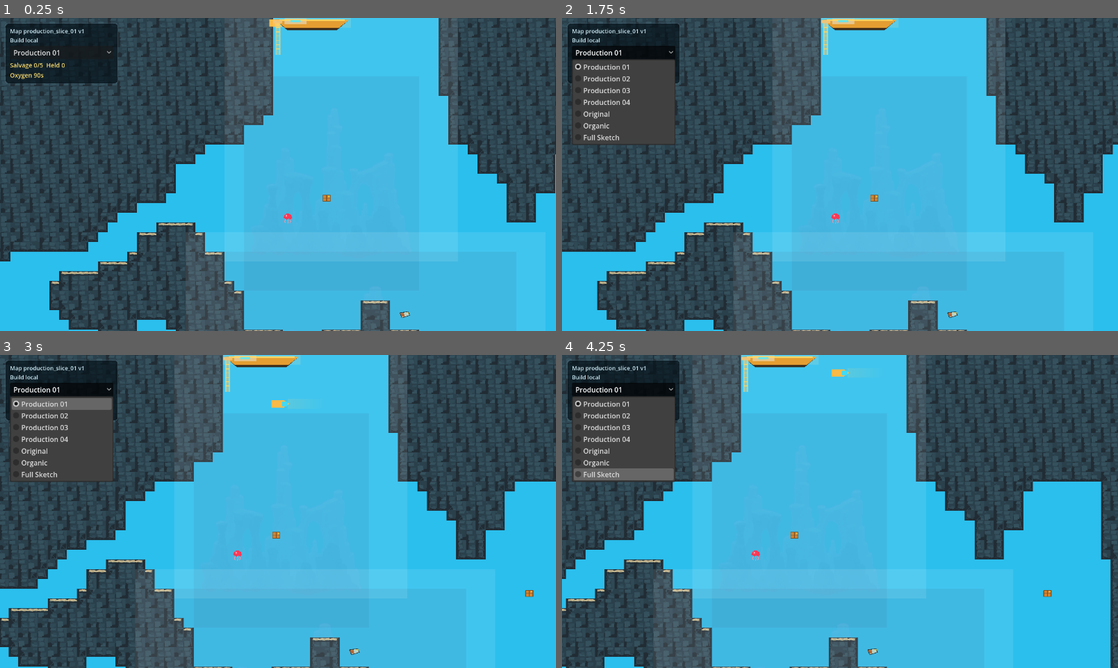
Above: before the commit, frames 1-4 (two rows, left to right).
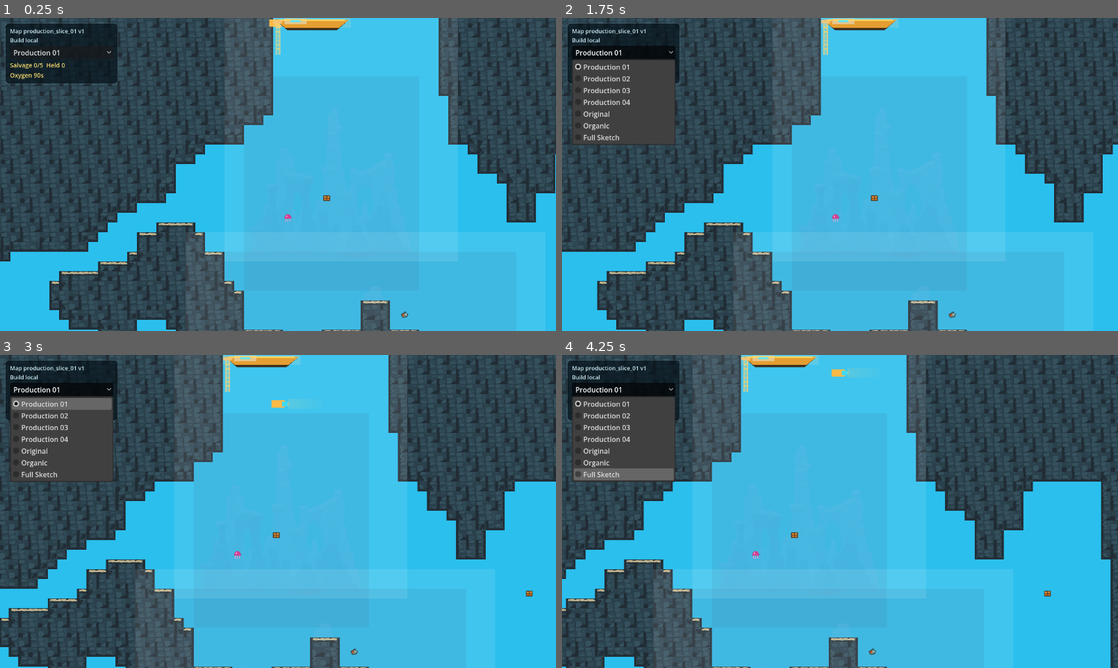
Above: after the commit, the same moments.

Repository: joeypshell/oceangame2
Game: Godot game, scene res://scenes/main/Main.tscn
Two runs of this game, one before a commit and one after it. Both use one fixed random seed, a clock stepped at 60 frames per second and the inputs below.
Inputs:
- Up to frame 1 (0.25 s): no input
- Up to frame 2 (1.75 s): click "Production 01" at 0.5 s; tap Enter at 1.25 s; hold Right (ui_right) from 1.28 s (still down); tap R at 1.35 s
- Up to frame 3 (3 s): release Right (ui_right) at 2.03 s; hold Down (ui_down) 2.03-2.78 s; tap R at 2.1, 2.85 s; hold Right (ui_right) from 2.78 s (still down)
- Up to frame 4 (4.25 s): release Right (ui_right) at 3.53 s; hold Up (ui_up) from 3.53 s (still down); tap R at 3.6 s

The runs differ from the first frame. In frame 1, less than 0.1% of the frame differs, in the area x 51-74%, y 56-96%; in frame 2, less than 0.1%; in frame 3, 0.1%, in the area x 41-96%, y 56-96%; in frame 4, 0.1%.

Commit message:
Implement controlled prop sprites

Diff:
--- a/scripts/world/greybox_world.gd
+++ b/scripts/world/greybox_world.gd
@@ -31,6 +31,13 @@
 const BACKGROUND_ROCKS_TEXTURE := "res://assets/terrain/background_rocks_01.png"
 const CAVE_TILESET_TEXTURE_RESOURCE := preload("res://assets/terrain_tiles/cave_tileset_v1.png")
 const BACKGROUND_ROCKS_TEXTURE_RESOURCE := preload("res://assets/terrain/background_rocks_01.png")
+const PROP_SPRITE_TEXTURES := {
+	"crate": "res://assets/props/salvage_crate_01.png",
+	"wreck_fragment": "res://assets/props/wreck_fragment_01.png",
+	"relic": "res://assets/props/relic_01.png",
+	"mine": "res://assets/props/mine_01.png",
+	"jellyfish": "res://assets/props/jellyfish_01.png",
+}
 const CAVE_TILESET_COLUMNS := 8
 const CAVE_TILESET_ROWS := 5
 const TERRAIN_SOURCE_ID := 0
@@ -78,6 +85,7 @@
 var _terrain_layer: TileMapLayer
 var _marker_root: Node2D
 var _collision_root: Node2D
+var _prop_texture_cache := {}
 
 
 func _ready() -> void:
@@ -647,19 +655,20 @@
 	if packaged_texture != null:
 		return packaged_texture
 
-	var resource := load(texture_path)
-	if resource is Texture2D:
-		return resource
+	if ResourceLoader.exists(texture_path):
+		var resource := load(texture_path)
+		if resource is Texture2D:
+			return resource
 
 	var file := FileAccess.open(texture_path, FileAccess.READ)
 	if file == null:
-		push_warning("Unable to open terrain art texture: %s" % texture_path)
+		push_warning("Unable to open texture asset: %s" % texture_path)
 		return null
 
 	var image := Image.new()
 	var error := image.load_png_from_buffer(file.get_buffer(file.get_length()))
 	if error != OK:
-		push_warning("Unable to decode terrain art texture: %s" % texture_path)
+		push_warning("Unable to decode texture asset: %s" % texture_path)
 		return null
 
 	return ImageTexture.create_from_image(image)
@@ -673,6 +682,38 @@
 			return BACKGROUND_ROCKS_TEXTURE_RESOURCE
 		_:
 			return null
+
+
+func _prop_texture(kind: String, fallback_kind: String) -> Texture2D:
+	var sprite_kind := kind
+	if not PROP_SPRITE_TEXTURES.has(sprite_kind):
+		sprite_kind = fallback_kind
+
+	if _prop_texture_cache.has(sprite_kind):
+		var cached = _prop_texture_cache[sprite_kind]
+		if cached is Texture2D:
+			return cached
+		return null
+
+	var texture_path := str(PROP_SPRITE_TEXTURES.get(sprite_kind, ""))
+	if texture_path.is_empty():
+		return null
+
+	var texture := _load_png_texture(texture_path)
+	_prop_texture_cache[sprite_kind] = texture
+	return texture
+
+
+func _add_prop_sprite(parent: Node2D, sprite_name: String, texture: Texture2D) -> bool:
+	if texture == null:
+		return false
+
+	var sprite := Sprite2D.new()
+	sprite.name = sprite_name
+	sprite.texture = texture
+	sprite.centered = true
+	parent.add_child(sprite)
+	return true
 
 
 func _add_marker(marker_name: String, center: Vector2, color: Color, radius: float) -> Polygon2D:
@@ -894,6 +935,9 @@
 	root.position = center
 	root.z_index = 8
 	_marker_root.add_child(root)
+
+	if _add_prop_sprite(root, "PropSprite", _prop_texture(kind, "crate")):
+		return root
 
 	match kind:
 		"wreck_fragment":
@@ -955,6 +999,9 @@
 	root.z_index = 8
 	_marker_root.add_child(root)
 
+	if _add_prop_sprite(root, "PropSprite", _prop_texture(kind, "mine")):
+		return root
+
 	match kind:
 		"jellyfish":
 			_add_jellyfish_prop(root)
Binary file added: assets/props/jellyfish_01.png
Binary file added: assets/props/mine_01.png
Binary file added: assets/props/relic_01.png
Binary file added: assets/props/salvage_crate_01.png
Binary file added: assets/props/wreck_fragment_01.png
Binary file changed: references/asset_reviews/production_slice_01_visual_baseline_review.png
Binary file changed: references/asset_reviews/production_slice_02_visual_baseline_review.png
Binary file changed: references/asset_reviews/production_slice_03_visual_baseline_review.png
Binary file changed: references/asset_reviews/production_slice_04_visual_baseline_review.png
Binary file added: references/asset_reviews/prop_sprites_01_review.png
Binary file changed: visual_captures/production_slice_01/production_slice_central_crossing.png
Binary file changed: visual_captures/production_slice_01/production_slice_entry_shaft.png
(and 47 more such lines)
